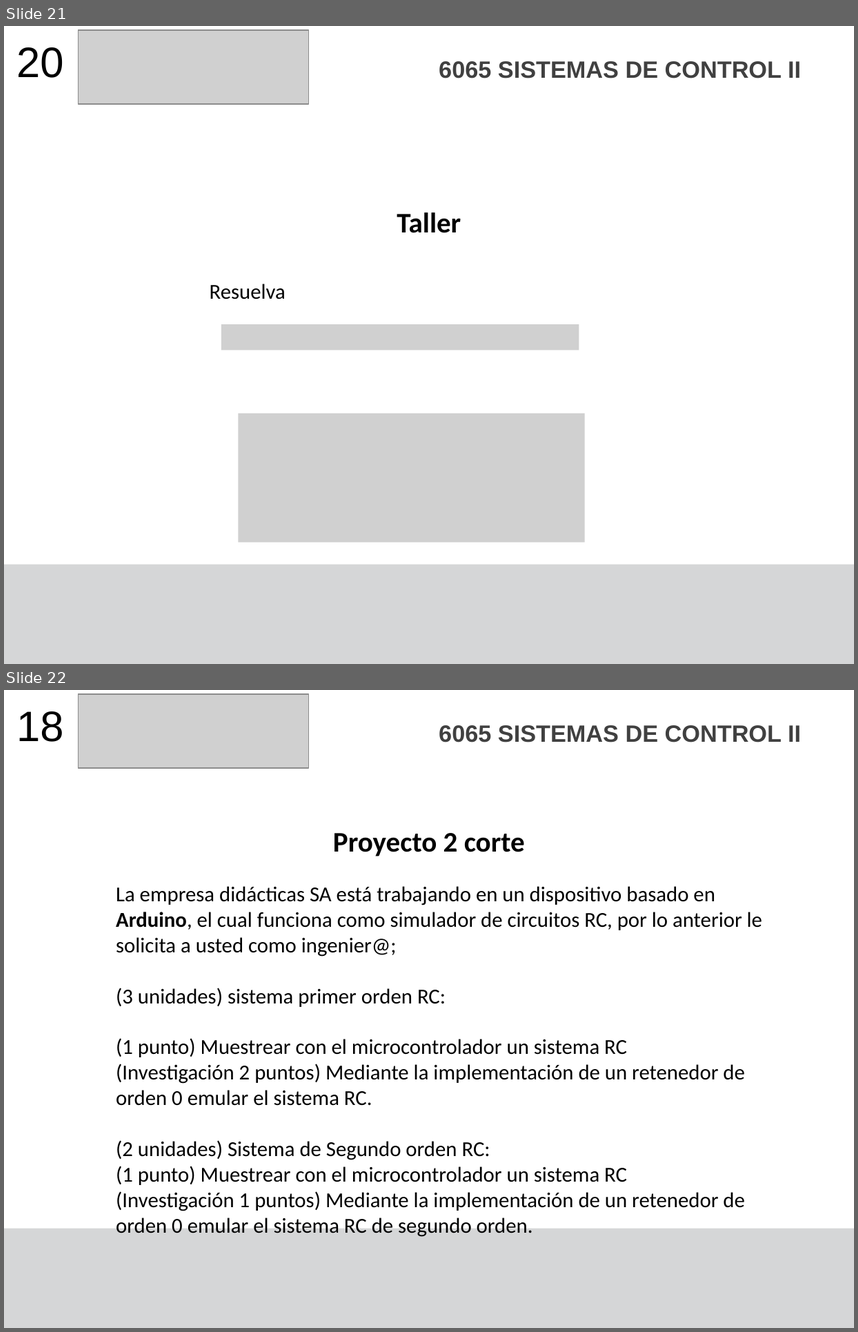
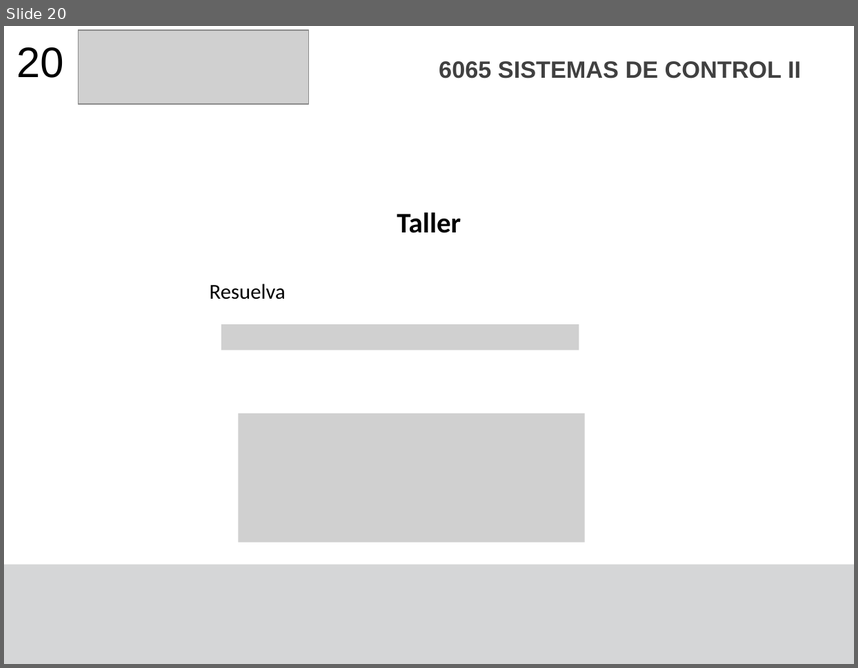
Before and after one commit to F4bian1012/Sistemas-de-Control-II---Ingenier-a-Mecatr-nica, a slide deck: Sesión_3/Representacion Sistemas Transformada Z.pptx. Shown one above the other, each under a label of ours: slides 21 and 22 before the commit, slide 20 after it. The pictures are 858x1332 and 858x668 pixels, drawn with LibreOffice and Linux fonts; fonts in the diff are those of the drawing; grey boxes stand for pictures. Boxes give left, top, right and bottom in pixels: in the first picture for what was removed or moved away, otherwise in the second. Text is boxed around its words. In the diff, an @@ line names an element or a change of style, - is before the commit and + after.

```diff
--- a/Sesión_3/Representacion Sistemas Transformada Z.pptx
+++ b/Sesión_3/Representacion Sistemas Transformada Z.pptx
@@ slide 22 removed at bbox=[4, 690, 854, 1328], background #FFFFFF; not listed: 1 template element that a slide beside it also shows @@
@@ picture removed at bbox=[78, 694, 309, 768] @@
@@ text removed at bbox=[16, 711, 63, 742] @@
-18
@@ text removed at bbox=[439, 725, 801, 742] @@
-6065 SISTEMAS DE CONTROL II
@@ title removed at bbox=[333, 833, 525, 856] @@
-Proyecto 2 corte
@@ text removed at bbox=[116, 886, 762, 1236] @@
-La empresa didácticas SA está trabajando en un dispositivo basado en Arduino, el cual funciona como simulador de circuitos RC, por lo anterior le solicita a usted como ingenier@;
-(3 unidades) sistema primer orden RC:
-(1 punto) Muestrear con el microcontrolador un sistema RC
-(Investigación 2 puntos) Mediante la implementación de un retenedor de orden 0 emular el sistema RC.
-(2 unidades) Sistema de Segundo orden RC:
-(1 punto) Muestrear con el microcontrolador un sistema RC
-(Investigación 1 puntos) Mediante la implementación de un retenedor de orden 0 emular el sistema RC de segundo orden.
@@ what was slide 21 is now slide 20 @@
```
Also in this commit, not shown: 2 slides changed, 1 other slide removed, 4 other files.
